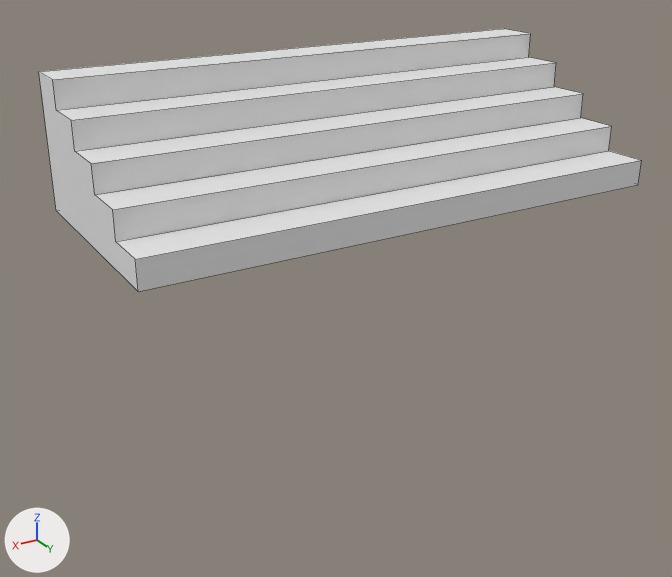
Two versions of the FBX model Assets/Models/Stands.fbx, one commit apart.
The view is the same before and after, from a 50 mm camera at (10.58, 15.13, 6.26) aimed at (0.5, -1.68, -2.14). The lights are fixed; the arrows at lower left show +X, +Y and +Z. Mesh edges are drawn as thin lines.
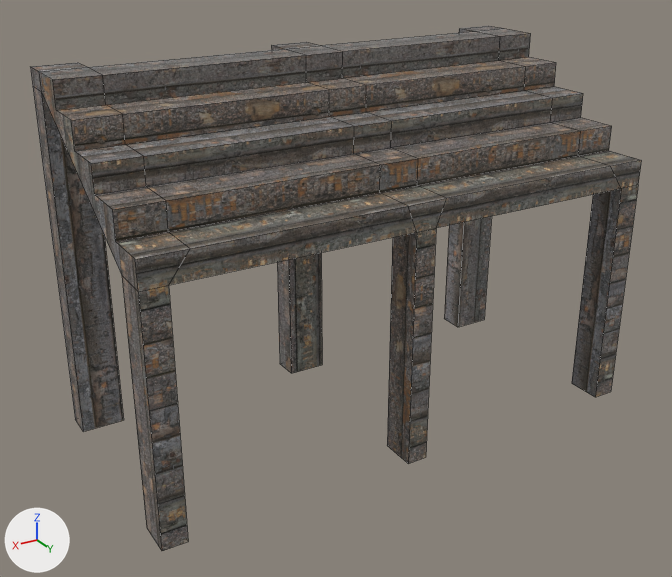
Pixel boxes (x1, y1, x2, y2) of what changed, in the pictures (672 x 577 px):
'Cube', surface changed, reshaped (100% taller)
    before: (39, 29, 642, 291)
    after: (30, 26, 642, 551)

Diff of the bpy script that builds the scene:
```diff
--- a/Assets/Models/Stands.fbx.py
+++ b/Assets/Models/Stands.fbx.py
@@ img_woodlogs0051_7_s_jpg @@
+img_woodlogs0051_7_s_jpg = load_image('WoodLogs0051_7_S.jpg', '../Textures/WoodLogs0051_7_S.jpg', 1024, 1024, 'sRGB')
@@ mat_material @@
 mat_material = principled_material('Material')
-mat_material.base_color = (0.8, 0.8, 0.8)  # white #e7e7e7
+mat_material.texture = img_woodlogs0051_7_s_jpg
 mat_material.roughness = 0.69
@@ me_cube @@
 # used by ob_cube; location = (0.0, 0.0, 0.0)
-me_cube.from_pydata(...)  # 24 vertices, 14 faces; spans x -6.0..6.0, y -4.0..1.0, z 0.0..2.91
+me_cube.from_pydata(...)  # 114 vertices, 103 faces; spans x -6.0..6.0, y -4.65..1.0, z -5.43..2.91
+# me_cube part 1
+# 2 vertices are removed from x -6.0..6.0, y -4.0, z 0.0
+# 14 faces are deleted
+# 12 vertices are added at x -6.0..6.0, y 0.17, z -5.43..0.0
+# 10 new vertices lie (-0.98, 0.0, 0.0) away from vertices in x 6.0, y -4.0..1.0, z 0.58..2.91
+# 10 new vertices lie (0.98, 0.0, 0.0) away from vertices in x -6.0, y -4.0..1.0, z 0.58..2.91
+# 10 new vertices lie (-4.55, 0.0, 0.0) away from vertices in x 5.02, y -4.0..1.0, z 0.58..2.91
+# 10 new vertices lie (4.55, 0.0, 0.0) away from vertices in x -5.02, y -4.0..1.0, z 0.58..2.91
+# 6 new vertices lie (0.0, 0.0, -0.4) away from vertices in x -6.0..6.0, y -4.0, z 2.91
+# 12 new vertices lie (0.0, -0.65, 0.0) away from vertices in x -6.0..6.0, y -4.0, z 2.51..2.91
+# 12 new vertices lie (0.0, 0.0, -7.94) away from vertices in x -6.0..6.0, y -4.65..-4.0, z 2.51
+# 10 new vertices lie (0.0, 0.83, 0.0) away from vertices in x -6.0..6.0, y 0.17, z -5.43..0.0
+# 103 new faces join them
 me_cube.materials.append(mat_material)
```
